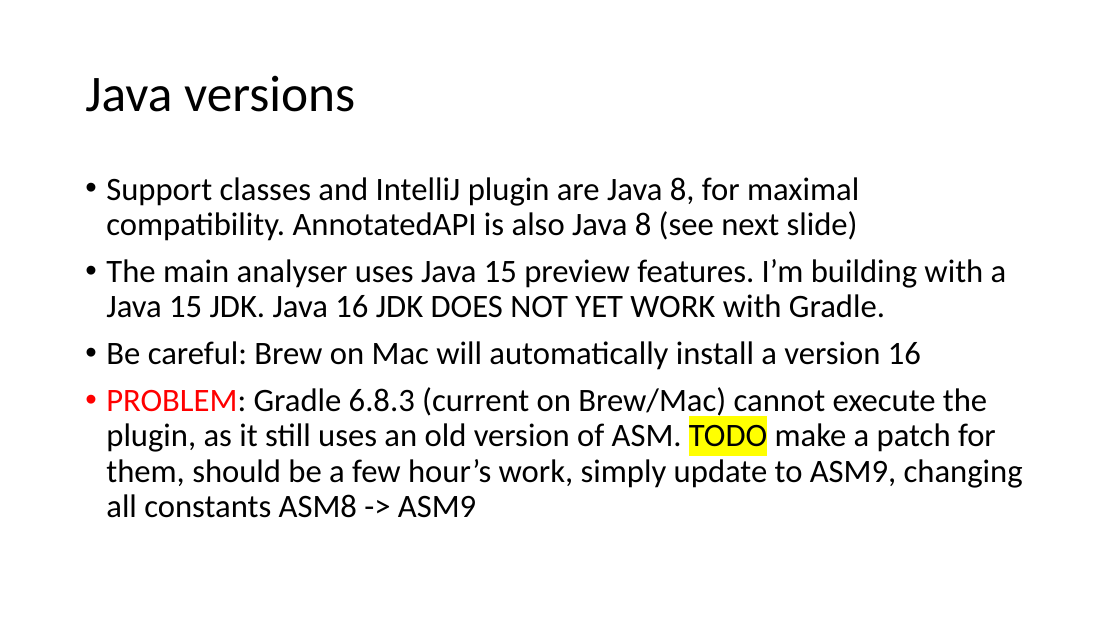
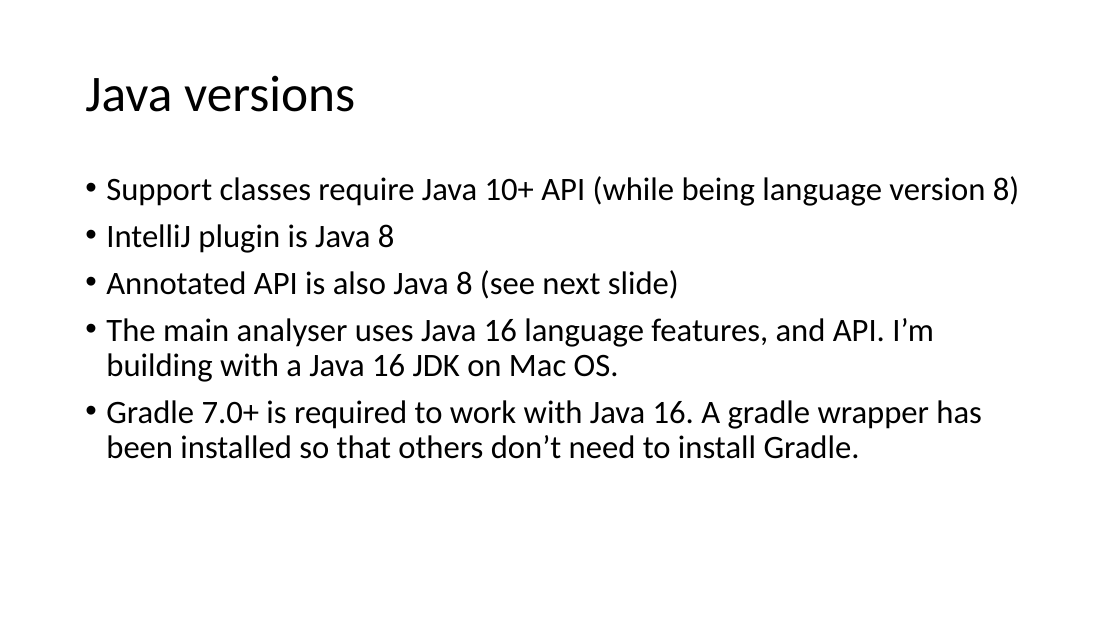
Before and after one commit to e2immu/e2immu-site, a slide deck: slide 3 of static/powerpoint/SlideDeck2.pptx (slide 5 before the commit). Drawn at 1120x630 pixels with LibreOffice and Linux fonts; fonts in the diff are those of the drawing. Boxes give left, top, right and bottom in pixels: in the first picture for what was removed or moved away, otherwise in the second. Text is boxed around its words. In the diff, an @@ line names an element or a change of style, - is before the commit and + after.

```diff
--- a/static/powerpoint/SlideDeck2.pptx
+++ b/static/powerpoint/SlideDeck2.pptx
@@ text at [106,176,1019,459]: text changed @@
-• Support classes and IntelliJ plugin are Java 8, for maximal compatibility. AnnotatedAPI is also Java 8 (see next slide)
-• The main analyser uses Java 15 preview features. I’m building with a Java 15 JDK. Java 16 JDK DOES NOT YET WORK with Gradle.
-• Be careful: Brew on Mac will automatically install a version 16
-• PROBLEM: Gradle 6.8.3 (current on Brew/Mac) cannot execute the plugin, as it still uses an old version of ASM. TODO make a patch for them, should be a few hour’s work, simply update to ASM9, changing all constants ASM8 -> ASM9
+• Support classes require Java 10+ API (while being language version 8)
+• IntelliJ plugin is Java 8
+• Annotated API is also Java 8 (see next slide)
+• The main analyser uses Java 16 language features, and API. I’m building with a Java 16 JDK on Mac OS.
+• Gradle 7.0+ is required to work with Java 16. A gradle wrapper has been installed so that others don’t need to install Gradle.
```
Also in this commit, not shown: 8 other slides changed, 1 slide removed, 4 other files.
